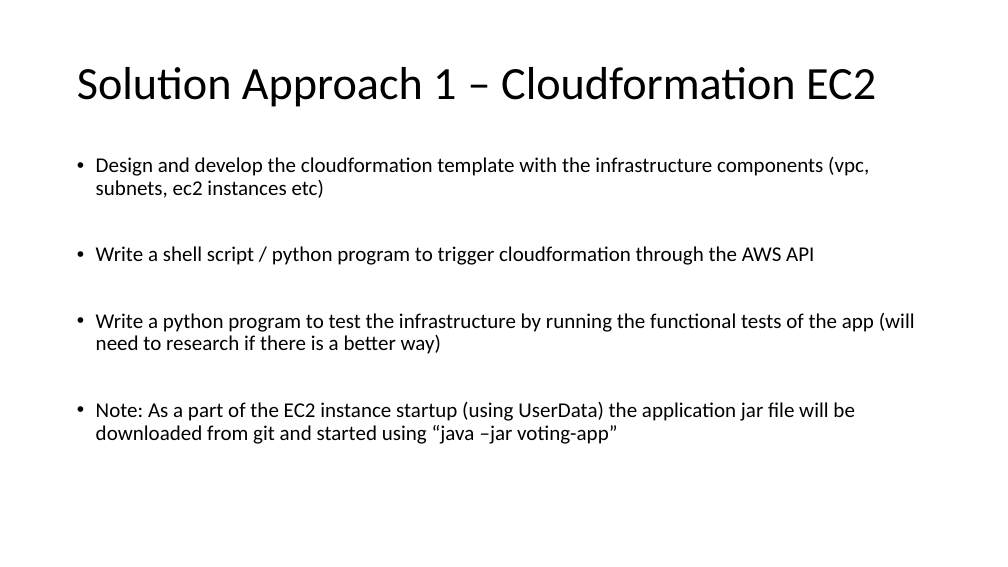
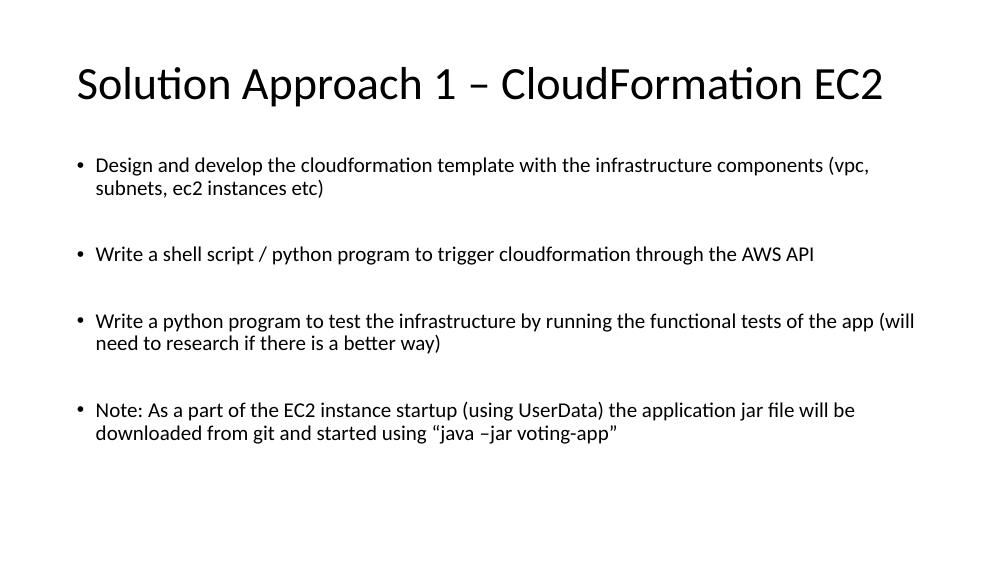
Before and after one commit to mustafa3009/projectY, a slide deck: slide 3 of doc/SolutionApproach.pptx. Drawn at 1008x567 pixels with LibreOffice and Linux fonts; fonts in the diff are those of the drawing. Boxes give left, top, right and bottom in pixels: in the first picture for what was removed or moved away, otherwise in the second. Text is boxed around its words. In the diff, an @@ line names an element or a change of style, - is before the commit and + after.

```diff
--- a/doc/SolutionApproach.pptx
+++ b/doc/SolutionApproach.pptx
@@ title at (77,67,884,107): text changed @@
-Solution Approach 1 – Cloudformation EC2
+Solution Approach 1 – CloudFormation EC2
```
Also in this commit, not shown: 1 other slide changed, 2 slides added, 13 other files.
